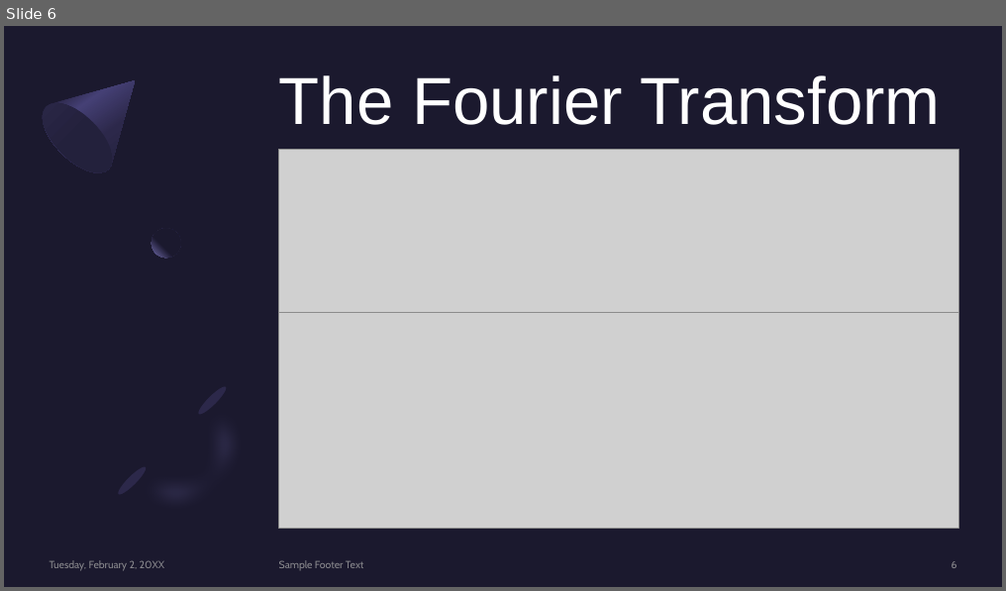
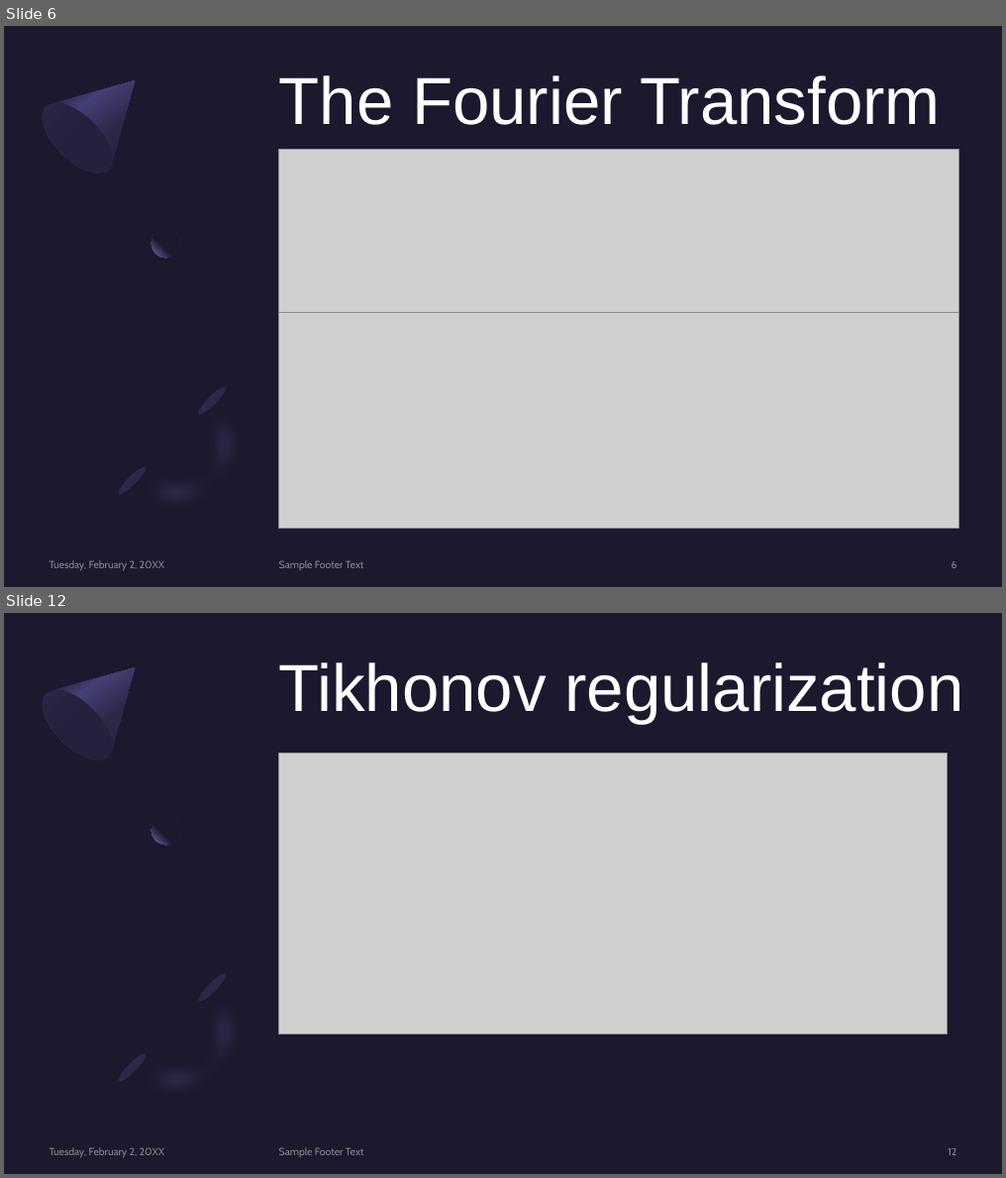
Before and after one commit to aerubianoma/Codification-theory, a slide deck: Final-project/Signal processing using graphs.pptx. Shown one above the other, each under a label of ours: slide 6 before the commit, slides 6 and 12 after it; the slides between them are not shown. The pictures are 1006x591 and 1006x1178 pixels, drawn with LibreOffice and Linux fonts; fonts in the diff are those of the drawing; grey boxes stand for pictures. Boxes give left, top, right and bottom in pixels: in the first picture for what was removed or moved away, otherwise in the second. Text is boxed around its words. In the diff, an @@ line names an element or a change of style, - is before the commit and + after.

```diff
--- a/Final-project/Signal processing using graphs.pptx
+++ b/Final-project/Signal processing using graphs.pptx
@@ slide 12 added at [4, 613, 1002, 1174], background #1B192E; not listed: 7 template elements that a slide beside it also shows @@
@@ title added at [279, 663, 963, 724], 64 pt, text #FFFFFF @@
+Tikhonov regularization
@@ picture added at [279, 754, 947, 1035] @@
@@ text added at [50, 1148, 164, 1158], 10 pt, text #A6A6A6 at 80% opacity @@
+Tuesday, February 2, 20XX
@@ text added at [279, 1148, 364, 1157], 10 pt, text #A6A6A6 at 80% opacity @@
+Sample Footer Text
@@ page number added at [947, 1149, 956, 1156], 10 pt, text #A6A6A6 at 80% opacity @@
+12
```
Also in this commit, not shown: 7 slides changed, 9 other slides added.
